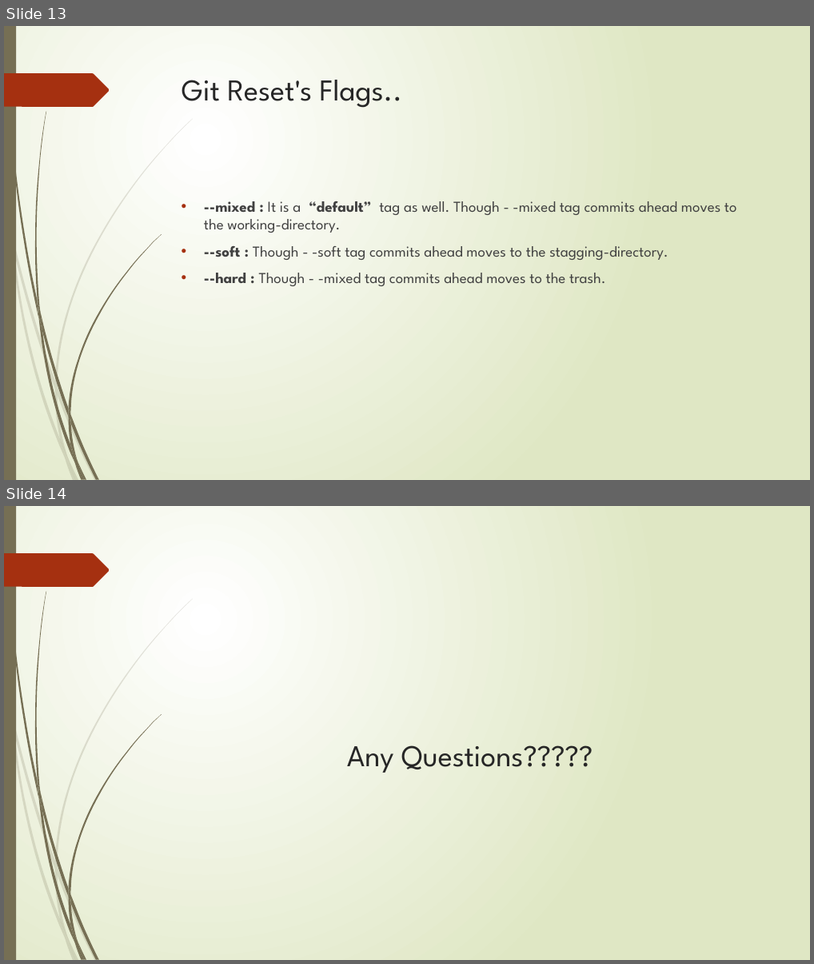
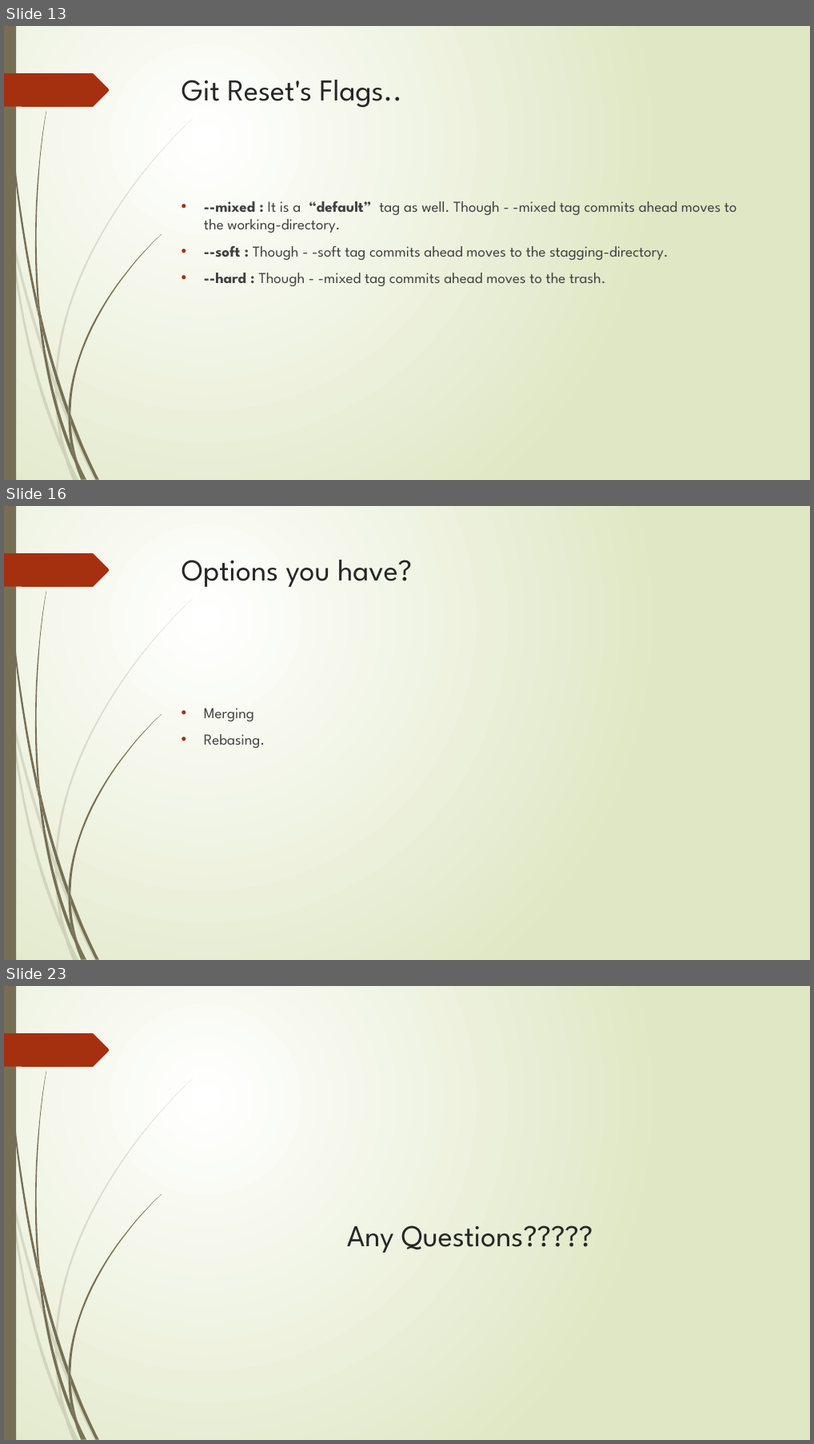
Before and after one commit to saad-janjua/assignment, a slide deck: Version Control with Git.pptx. Shown one above the other, each under a label of ours: slides 13 and 14 before the commit, slides 13, 16 and 23 after it; the slides between them are not shown. The pictures are 814x964 and 814x1444 pixels, drawn with LibreOffice and Linux fonts; fonts in the diff are those of the drawing. Boxes give left, top, right and bottom in pixels: in the first picture for what was removed or moved away, otherwise in the second. Text is boxed around its words. In the diff, an @@ line names an element or a change of style, - is before the commit and + after.

```diff
--- a/Version Control with Git.pptx
+++ b/Version Control with Git.pptx
@@ slide 16 added at (4, 506, 810, 960), background gradient #FFFFFF to #DFE8C4; not listed: 24 template elements that a slide beside it also shows @@
@@ title added at (182, 560, 412, 587), 36 pt, text #262626 @@
+Options you have?
@@ text added at (204, 708, 265, 748), 18 pt, text #404040 @@
+• Merging
+• Rebasing.
@@ what was slide 14 is now slide 23 @@
```
Also in this commit, not shown: 4 slides changed, 8 other slides added.
